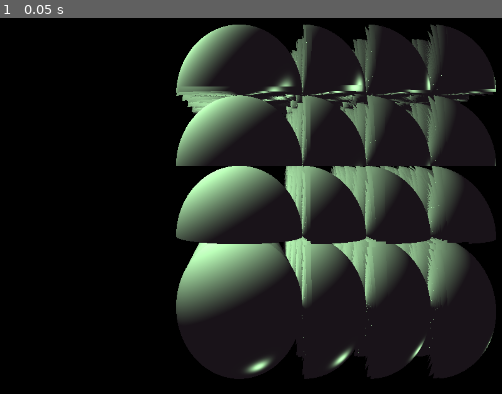
Above: before the commit, frame 1.
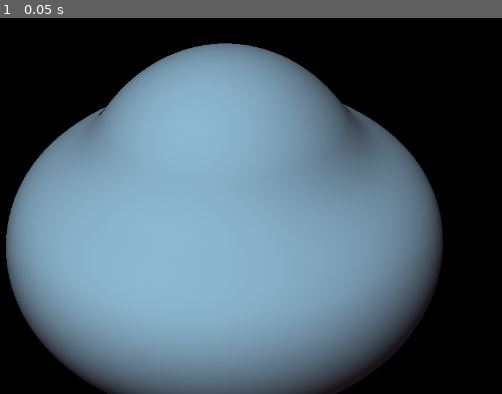
Above: after the commit, the same moment.

Repository: ericrobolson/Septik
Game: Godot game, scene res://Raymarcher.tscn
Same seed, same stepped clock (60 frames per second), same inputs: the game is played once before the commit and once after it.
Inputs:
- Up to frame 1 (0.05 s): no input

The runs differ from the first frame. In frame 1, 79% of the frame differs, in the area x 1-99%, y 1-100%.

Commit message:
Wired up build scripts for Septik to Godot Client.

Diff:
--- a/SeptikGodotClient/Raymarcher.tres
+++ b/SeptikGodotClient/Raymarcher.tres
@@ -39,26 +39,8 @@
 
 // Functionality //
 
-// Signed distance function for spheres
-// Additional SDF's: https://www.iquilezles.org/www/articles/distfunctions/distfunctions.htm
-float sdSphere(vec3 position, vec3 center, float radius){
-	return length(center - position) - radius;
-}
-
-float sdBox( vec3 position, vec3 b )
-{
-  vec3 q = abs(position) - b;
-  return length(max(q,0.0)) + min(max(q.x, max(q.y, q.z)), 0.0);
-}
-
-
-float sdRoundBox( vec3 p, vec3 b, float r )
-{
-  vec3 q = abs(p) - b;
-  return length(max(q,0.0)) + min(max(q.x,max(q.y,q.z)),0.0) - r;
-}
-
-
+
+/*
 int closestIndex(float pos, int row_size, float row_pos, float voxel_size){
 	float min_index_pos = row_pos;
 	float max_index_pos = float(row_size) * voxel_size + row_pos;
@@ -74,7 +56,7 @@
 
 	// Map the position to the index range
 	pos -= row_pos;
-	pos /= voxel_size;
+	pos *= voxel_size;
 
 	return int(pos);
 }
@@ -88,6 +70,7 @@
 
 vec3 voxel_index_to_position(int x, int y, int z, vec3 voxelOffset, float voxel_size){
 	vec3 p = vec3(float(x), float(y), float(z));
+
 	p *= voxel_size;
 	p += voxelOffset;
 
@@ -95,14 +78,24 @@
 }
 
 float sdCube(vec3 position, vec3 boxPos, float boxSize){
-	return sdSphere(position, boxPos, boxSize);
-}
+	vec3 q = abs(position) - boxPos;
+  	return length(max(q,0.0)) + min(max(q.x,max(q.y,q.z)),0.0) - boxSize;
+	return dot(position, normalize(boxPos)) + boxSize;
+	//return sdSphere(position, boxPos, boxSize);
+}
+
+float sdPlane( vec3 p, vec3 n, float h )
+{
+  // n must be normalized
+  return dot(p,n) + h;
+}
+
 
 float sdVoxels(vec3 position){
 	float len = 0.0;
 
 	vec3 voxelOffset = vec3(0.0, 0.0, 0.0);
-	float voxel_size = 1.0;
+	float voxel_size = 0.3;
 
 	// This is a bad implementation, but is mainly to get a dumb version working
 	int x,y,z = 0;
@@ -123,10 +116,25 @@
 		vec4 voxel_color_data = texelFetch(voxel_data, tex_index, 0);
 		bool voxelActive = 0.0 < voxel_color_data.a;
 
+		if (x_index % 2 == 0){
+		//	voxelActive = false;
+		}
+
 		if (voxelActive){
 			vec3 voxelPosition = voxel_index_to_position(x_index, y_index, z_index, voxelOffset, voxel_size);
 
-			return sdCube(position, voxelPosition, voxel_size);
+			vec3 voxelBoxSize = vec3(1.0);
+			voxelBoxSize.x *= 2.0;
+
+			voxelBoxSize *= voxel_size;
+
+			vec3 vsize = vec3(voxel_size / 3.0);
+
+			return sdRoundBox(position - voxelPosition, voxelBoxSize, 0.04);
+
+			//return sdRoundBox(position - voxelPosition, voxelBoxSize, 0.03);
+
+			return sdBox(position - voxelPosition, vsize);
 		}
 
 		// If active, return the length
@@ -189,16 +197,84 @@
 
 	return min_dist;
 }
-
+*/
+
+
+float dot2_vec2(in vec2 v) {
+	return dot(v,v);
+}
+
+float dot2_vec3(in vec3 v) {
+	return dot(v,v);
+}
+
+float ndot(in vec2 a, in vec2 b) {
+	return a.x * b.x - a.y * b.y;
+}
+
+
+// Signed distance function for spheres
+// Additional SDF's: https://www.iquilezles.org/www/articles/distfunctions/distfunctions.htm
+float sdSphere(vec3 position, vec3 center, float radius){
+	return length(center - position) - radius;
+}
+
+float sdBox( vec3 position, vec3 b )
+{
+  vec3 q = abs(position) - b;
+  return length(max(q,0.0)) + min(max(q.x, max(q.y, q.z)), 0.0);
+}
+
+
+float sdRoundBox( vec3 p, vec3 b, float r )
+{
+  vec3 q = abs(p) - b;
+  return length(max(q,0.0)) + min(max(q.x,max(q.y,q.z)),0.0) - r;
+}
+
+float sdTorus(vec3 position, vec2 torus){
+	vec2 q = vec2(length(position.xz) - torus.x, position.y);
+	return length(q) - torus.y;
+}
+
+float sdfOpUnion(float d1, float d2){
+	return min (d1, d2);
+}
+
+float sdfOpSubtraction(float d1, float d2){
+	return max(-d1, d2);
+}
+
+
+float sdfOpIntersection(float d1, float d2){
+	return max(d1, d2);
+}
+
+
+float sdfOpSmoothUnion(float d1, float d2, float k){
+	float h = clamp( 0.5 + 0.5*(d2-d1)/k, 0.0, 1.0 );
+    return mix( d2, d1, h ) - k*h*(1.0-h);
+}
+
+float sdfOpSmoothSubtraction(float d1, float d2, float k){
+	float h = clamp( 0.5 - 0.5*(d2+d1)/k, 0.0, 1.0 );
+    return mix( d2, -d1, h ) + k*h*(1.0-h);
+}
+
+
+float sdfOpSmoothIntersection(float d1, float d2, float k){
+	float h = clamp( 0.5 - 0.5*(d2-d1)/k, 0.0, 1.0 );
+    return mix( d2, d1, h ) + k*h*(1.0-h);
+}
 
 // Signed distance function given a position
 float sdf(vec3 pos){
 	//return sdTexture(pos);
-	return sdVoxels(pos);
-
-	if (use_texture){
-		return sdRoundBox(pos, vec3(.1), .3);
-	}
+	//return sdVoxels(pos);
+
+	return sdfOpSmoothUnion(sdTorus(pos, vec2(1.0, 0.4)), sdSphere(pos, vec3(0), 1), 0.3);
+
+	return sdTorus(pos, vec2(1.0, 0.4));
 
 	return sdSphere(pos, vec3(0), 1);
 }
@@ -305,21 +381,21 @@
 
 [resource]
 shader = SubResource( 1 )
-shader_param/voxel_cube_length = 4
+shader_param/voxel_cube_length = 5
 shader_param/use_texture = false
 shader_param/fov = 45.0
-shader_param/cameraPosition = Vector3( 0, 2.007, 12.045 )
-shader_param/eye = Vector3( 0, 0, -1 )
+shader_param/cameraPosition = Vector3( 0.089, 2.123, 3.221 )
+shader_param/eye = Vector3( 0, -0.561, -1 )
 shader_param/up = Vector3( 0, 1, 0 )
-shader_param/MAX_STEPS = 450
-shader_param/MAX_DISTANCE = 40.0
-shader_param/MINIMUM_HIT_DISTANCE = 0.001
+shader_param/MAX_STEPS = 275
+shader_param/MAX_DISTANCE = 20.0
+shader_param/MINIMUM_HIT_DISTANCE = 1e-05
 shader_param/DERIVATIVE_STEP = 0.0001
 shader_param/globalAmbient = 0.1
 shader_param/globalDiffuse = 1.0
 shader_param/globalSpecular = 1.0
 shader_param/globalSpecularExponent = 63.0
-shader_param/lightPos = Vector3( -2.171, 5, 3 )
-shader_param/lightColor = Vector3( 0.735, 1.064, 0.723 )
+shader_param/lightPos = Vector3( -1.014, 5, 3.441 )
+shader_param/lightColor = Vector3( 0.457, 0.645, 0.723 )
 shader_param/ambientColor = Vector3( 1, 0.783, 1 )
 shader_param/voxel_data = ExtResource( 1 )
Not shown, added: SeptikGodotClient/dlls/i686-pc-windows-msvc.dll
Not shown, added: SeptikGodotClient/dlls/x86_64-pc-windows-msvc.dll
Not shown, changed: septik/Cargo.lock
Not shown, changed: septik/Cargo.toml
Not shown, added: septik/src/lib.rs
Not shown, changed: septik/src/platform_specifc/mod.rs
